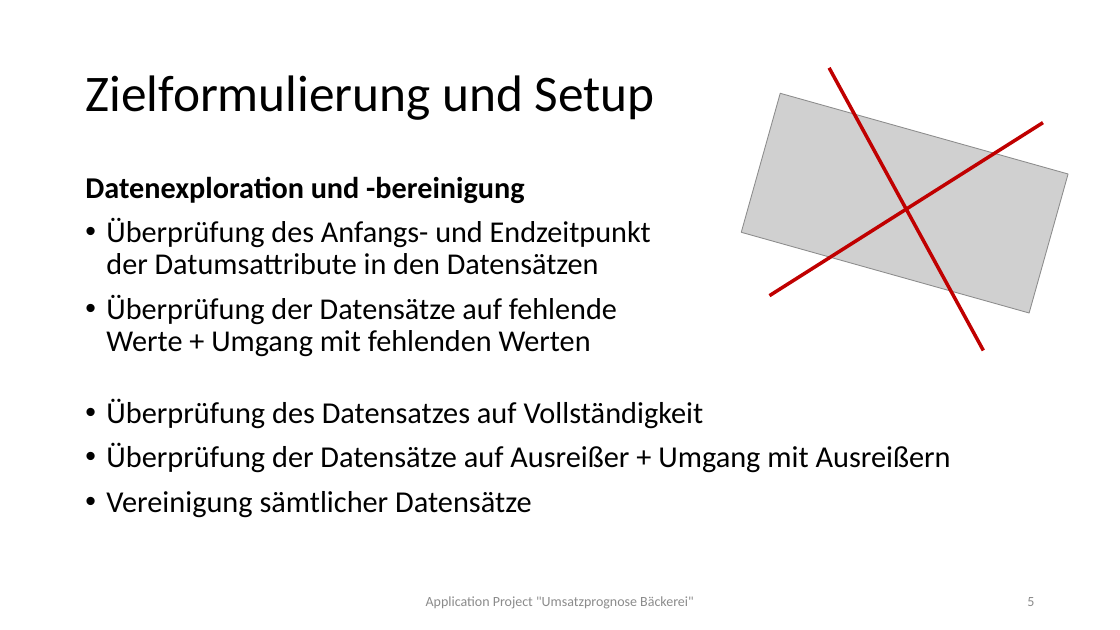
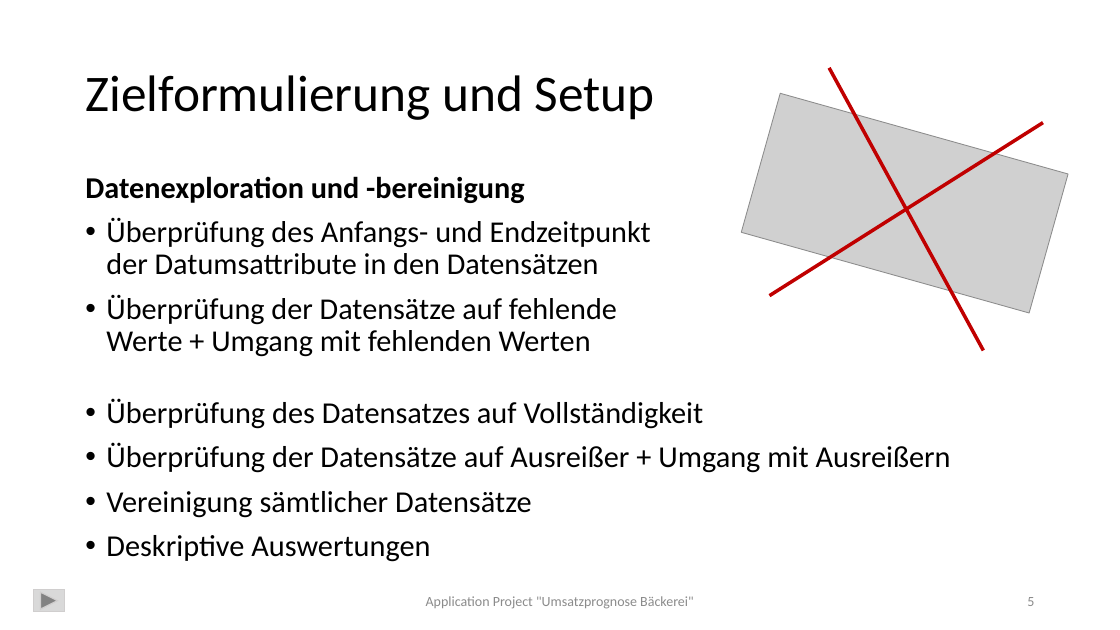
Before and after one commit to ChristinaMaedge/Application_Project, a slide deck: slide 5 of ApplicationProject_UmsatzprognoseBäckerei_v2.pptx. Drawn at 1120x630 pixels with LibreOffice and Linux fonts; fonts in the diff are those of the drawing; grey boxes stand for pictures. Boxes give left, top, right and bottom in pixels: in the first picture for what was removed or moved away, otherwise in the second. Text is boxed around its words. In the diff, an @@ line names an element or a change of style, - is before the commit and + after.

Commit message:
Typos entfernt, sprachliche Änderungen/Änderung von Formulierungen; finale Anpassung PPT-Präsentation

```diff
--- a/ApplicationProject_UmsatzprognoseBäckerei_v2.pptx
+++ b/ApplicationProject_UmsatzprognoseBäckerei_v2.pptx
@@ text at (106, 535, 430, 562): paragraph added @@
+• Deskriptive Auswertungen
@@ action button forward next added at (34, 590, 65, 613), fill #D9D9D9, outline #D0CECE 1 pt @@
```
Also in this commit, not shown: 17 other slides changed, 3 slides added, 1 slide removed, 3 other files.
